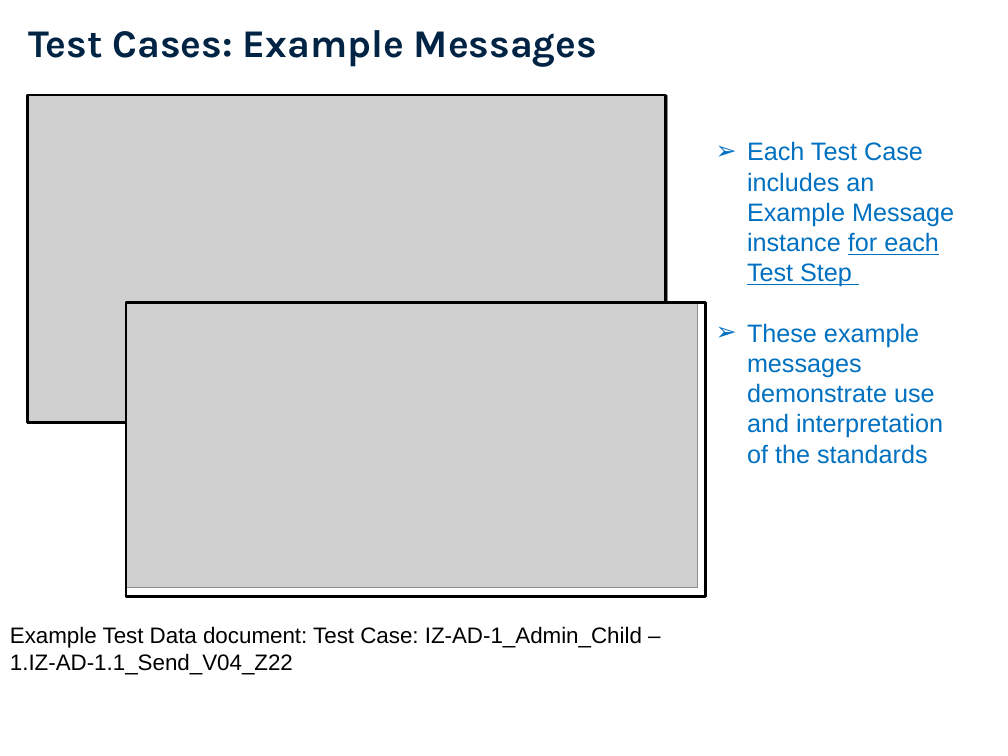
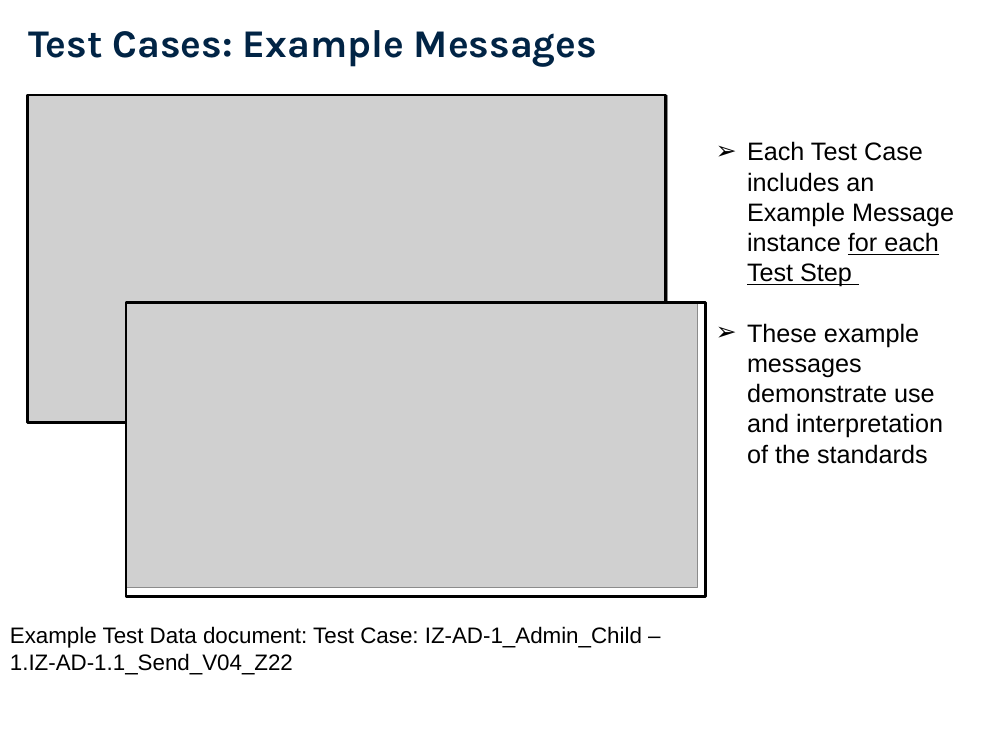
Before and after one commit to usnistgov/hit-iz-tool, a slide deck: slide 17 of hit-iz-resource/src/main/resources/Documentation/UserDocs/app/NIST-HL7v2-Understanding-Validation.pptx (slide 16 before the commit). Drawn at 1008x756 pixels with LibreOffice and Linux fonts; fonts in the diff are those of the drawing; grey boxes stand for pictures; background and template pictures are left out. Boxes give left, top, right and bottom in pixels: in the first picture for what was removed or moved away, otherwise in the second. Text is boxed around its words. In the diff, an @@ line names an element or a change of style, - is before the commit and + after.

```diff
--- a/hit-iz-resource/src/main/resources/Documentation/UserDocs/app/NIST-HL7v2-Understanding-Validation.pptx
+++ b/hit-iz-resource/src/main/resources/Documentation/UserDocs/app/NIST-HL7v2-Understanding-Validation.pptx
@@ text "Each Test Case includes an ..." at box(747, 141, 954, 464): text colour #0070C0 to #000000 @@
```
Also in this commit, not shown: 9 other slides changed, 1 slide added, 9 other files.
